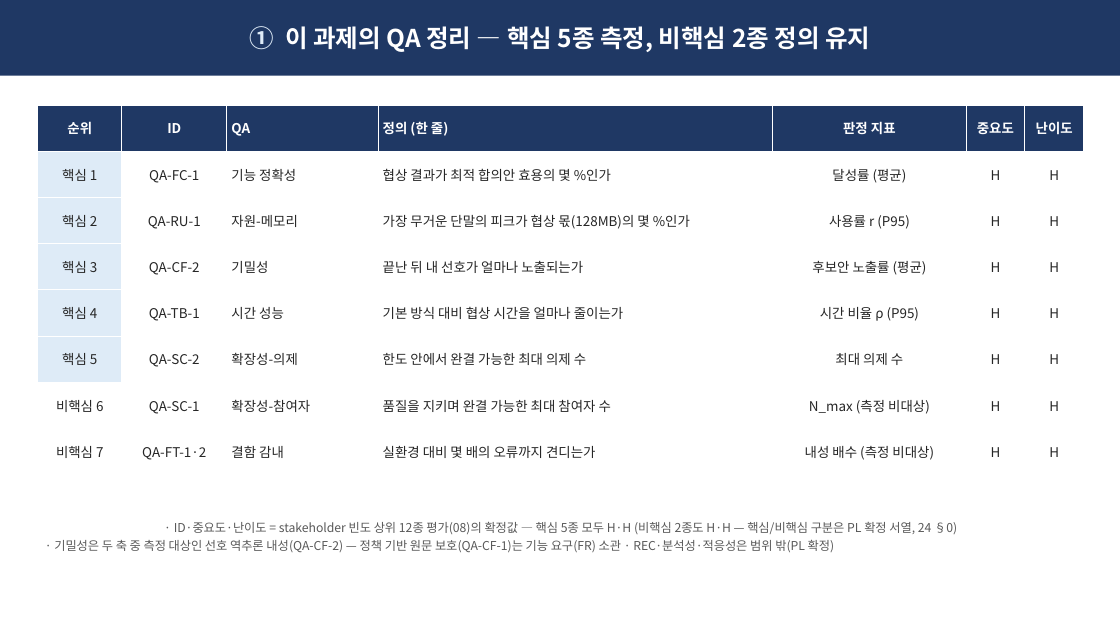
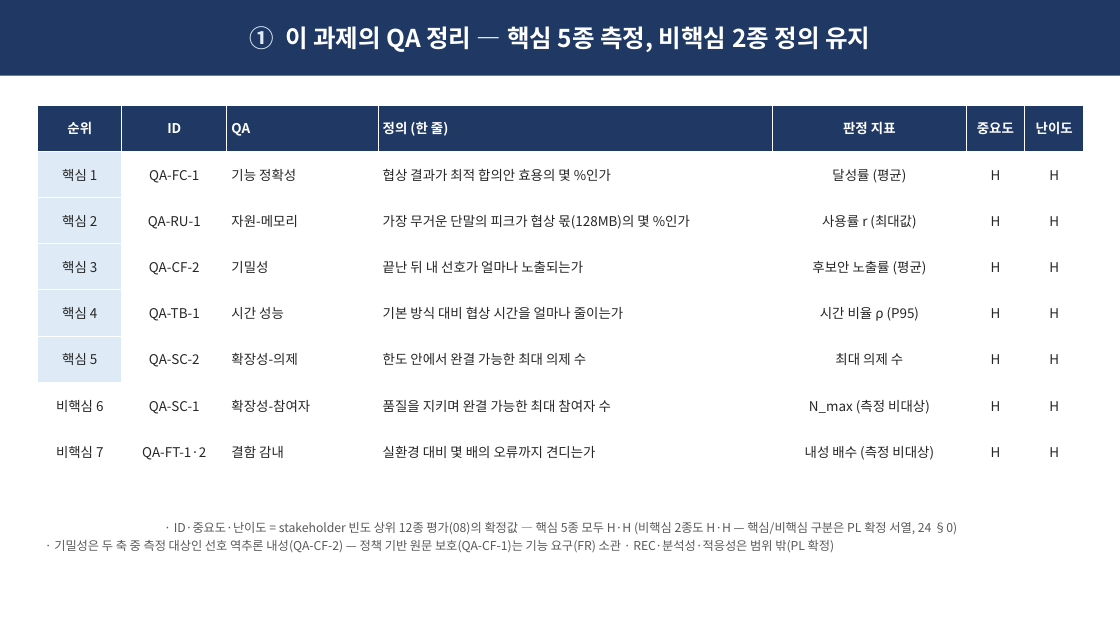
Before and after one commit to Sunwoo-Nam/architect-teamproject, a slide deck: slide 2 of docs/changbae/65-QA-종합-임원보고.pptx. Drawn at 1120x630 pixels with LibreOffice and Linux fonts; fonts in the diff are those of the drawing. Boxes give left, top, right and bottom in pixels: in the first picture for what was removed or moved away, otherwise in the second. Text is boxed around its words. In the diff, an @@ line names an element or a change of style, - is before the commit and + after.

```diff
--- a/docs/changbae/65-QA-종합-임원보고.pptx
+++ b/docs/changbae/65-QA-종합-임원보고.pptx
@@ table at (x1=38, y1=105, x2=1084, y2=475) @@
-row 3, column 5: 사용률 r (P95)
+row 3, column 5: 사용률 r (최대값)
```
Also in this commit, not shown: 4 other slides changed, 17 other files.
